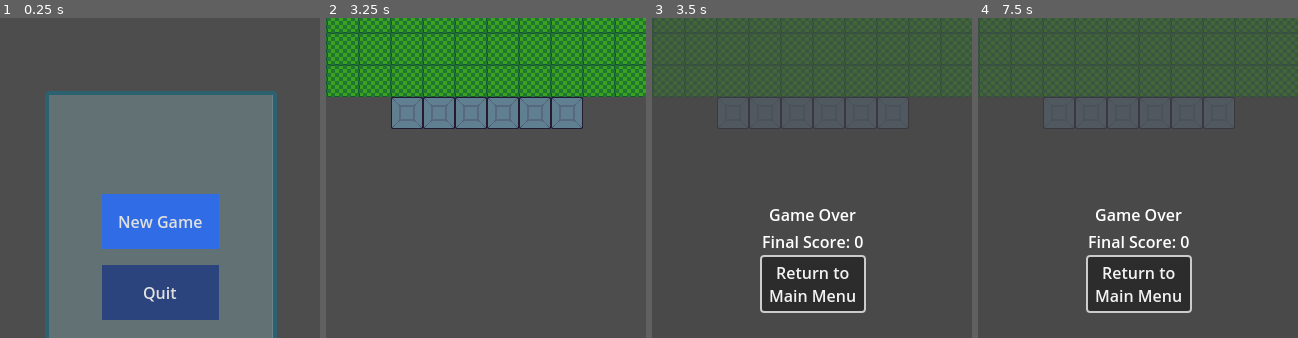
Above: before the commit, frames 1-4 (left to right).
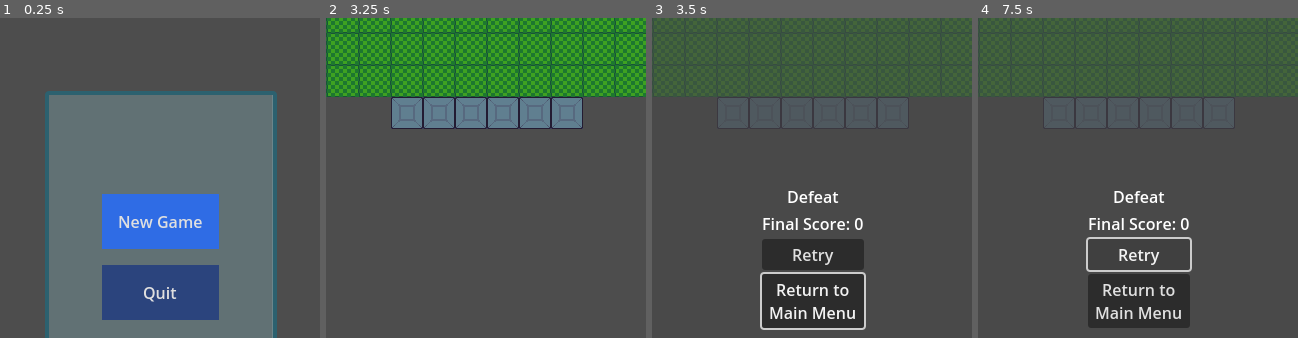
Above: after the commit, the same moments.

Repository: nateycakes/deliverySnake
Game: Godot game, scene res://src/orchestration/title_screen.tscn
Same seed, same stepped clock (60 frames per second), same inputs: the game is played once before the commit and once after it.
Inputs (mouse positions are % of the whole screen's width and height, from its top left):
- Up to frame 1 (0.25 s): no input
- Up to frame 2 (3.25 s): click "New Game" at 0.5 s; click "Start" at 1.25 s; tap Enter (confirm) at 2, 2.85 s; hold Right (right) 2.03-2.78 s; hold Enter (confirm) 2.03-2.78 s; hold Down (down) from 2.78 s (still down)
- Up to frame 3 (3.5 s): keep holding Down (down)
- Up to frame 4 (7.5 s): release Down (down) at 3.5 s; click "Return to Main Menu" at 3.5 s; click "New Game" at 4.25 s; click "Start" at 5 s; tap Enter (confirm) at 5.75, 6.6 s; hold Right (right) 5.78-6.53 s; hold Enter (confirm) 5.78-6.53 s; hold Up (up) 6.53-7.25 s; click (50, 50) at 7.25 s, where only the run after the commit has a clickable "Retry"
The pictures show only the part of the screen within x 25-75%, y 13-63%; the shares and areas given below are measured in that part.

Frames 1-2 are identical in both runs. In frame 3, 6.6% of the frame differs, in the area x 33-67%, y 54-98%; in frame 4, 5.6%.

Commit message:
additional ui tweaks and flow tweaks

Diff:
--- a/src/interface/ui_layer.tscn
+++ b/src/interface/ui_layer.tscn
@@ -34,7 +34,6 @@
 color = Color(0.278431, 0.278431, 0.278431, 0.670588)
 
 [node name="GameOverContainer" type="CenterContainer" parent="."]
-visible = false
 anchors_preset = 15
 anchor_right = 1.0
 anchor_bottom = 1.0
@@ -46,13 +45,17 @@
 
 [node name="GameOverText" type="Label" parent="GameOverContainer/VBoxContainer"]
 layout_mode = 2
-text = "Game Over"
+text = "Defeat"
 horizontal_alignment = 1
 
 [node name="FinalScoreLabel" type="Label" parent="GameOverContainer/VBoxContainer"]
 layout_mode = 2
 text = "Final Score:"
 horizontal_alignment = 1
+
+[node name="RetryButton" type="Button" parent="GameOverContainer/VBoxContainer"]
+layout_mode = 2
+text = "Retry"
 
 [node name="MenuButton" type="Button" parent="GameOverContainer/VBoxContainer"]
 layout_mode = 2
@@ -96,6 +99,7 @@
 text = "Continue"
 
 [node name="LevelStartContainer" type="CenterContainer" parent="."]
+visible = false
 anchors_preset = 15
 anchor_right = 1.0
 anchor_bottom = 1.0
--- a/src/orchestration/game_manager.gd
+++ b/src/orchestration/game_manager.gd
@@ -65,7 +65,7 @@
 
 func restart_entire_game():
 	reset_game_over_status()
-	level_manager.current_level.queue_free()
+	level_manager.delete_active_level()
 	var menu_scene_template = preload("res://src/orchestration/title_screen.tscn")
 	var menu_scene = menu_scene_template.instantiate()
 	add_child(menu_scene)
--- a/src/orchestration/level_manager.gd
+++ b/src/orchestration/level_manager.gd
@@ -110,6 +110,13 @@
 	previous_level.destroy_level()
 	print("PREVIOUS level deleted")
 
+func restart_current_level():
+	var restarted_level : Level = current_level_packed.instantiate()
+	restarted_level.level_finished.connect(_on_level_complete)
+	current_level.call_deferred("queue_free")
+	call_deferred("add_child", restarted_level)
+
+
 #unify the gridsnapping somewhere, might as well be for the level
 #snap to the actual grid, then move to the center of the tile (for scene placements)
 func snap_to_grid(input_position : Vector2):
